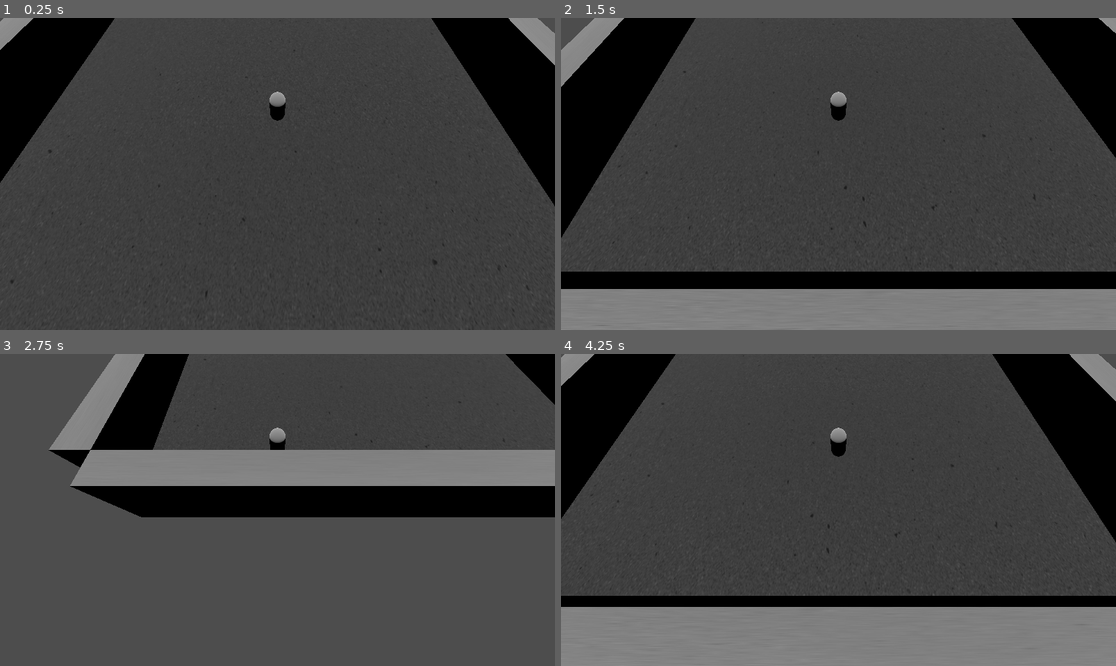
Above: before the commit, frames 1-4 (two rows, left to right).
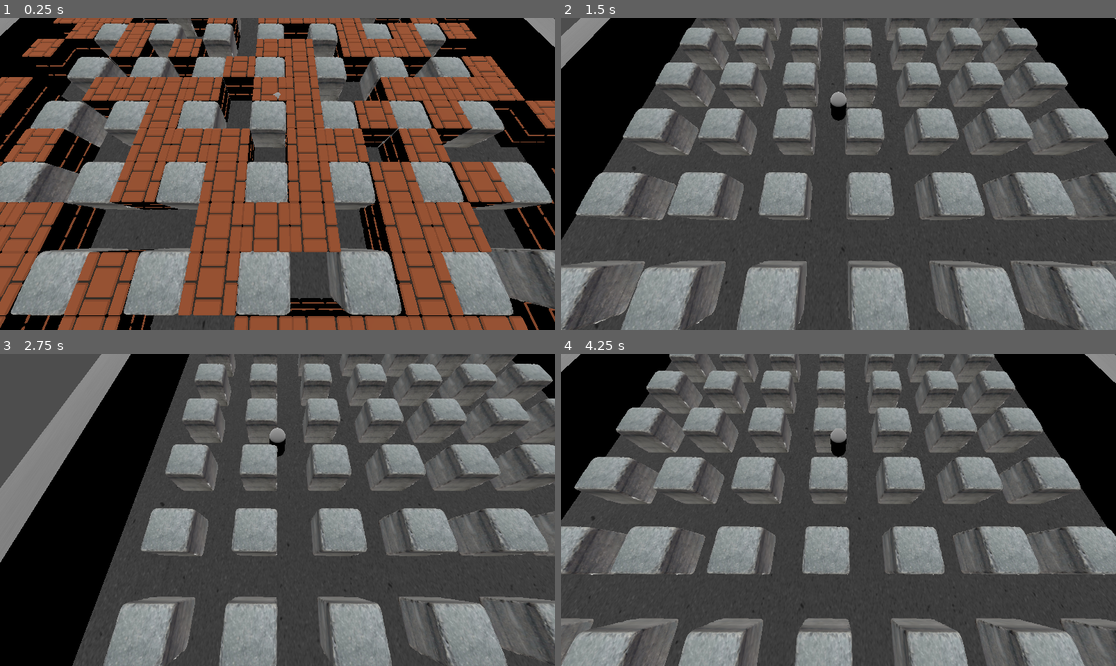
Above: after the commit, the same moments.

Repository: DresseurPanda/tp-iut-R506-bomberman
Game: Godot game, scene res://main.tscn
The game is run twice, just before and just after one commit, with the same random seed, the same clock (stepped at 60 frames per second) and the same inputs.
Inputs:
- Up to frame 1 (0.25 s): no input
- Up to frame 2 (1.5 s): tap Enter (ui_accept) at 0.5, 0.77 s; hold Right (ui_right) 0.53-1.28 s; hold Down (ui_down) from 1.28 s (still down)
- Up to frame 3 (2.75 s): tap Enter (ui_accept) at 1.52 s; release Down (ui_down) at 2.03 s; hold Right (ui_right) from 2.03 s (still down)
- Up to frame 4 (4.25 s): release Right (ui_right) at 2.78 s; hold Up (ui_up) 2.78-3.53 s; tap Enter (ui_accept) at 3.02, 3.77 s; hold Q (ui_left) from 3.53 s (still down)

The runs differ from the first frame. In frame 1, 78% of the frame differs, in the area x 0-100%, y 0-100%; in frame 2, 41%; in frame 3, 52%; in frame 4, 46%.

Commit message:
Ajout d'une géneratio de niveau et modif du bloc pilllar

Diff:
--- /dev/null
+++ b/Map/Brick.tscn
@@ -0,0 +1,17 @@
+[gd_scene format=3 uid="uid://og10k7c0hu3p"]
+
+[ext_resource type="Script" uid="uid://dbxu5hfttffcb" path="res://Scripts/Brick_script.gd" id="1_plp72"]
+[ext_resource type="PackedScene" uid="uid://xx7x46yrad4" path="res://Assets/materials/Bricks/mario_brick_block.glb" id="2_2mpi8"]
+
+[sub_resource type="BoxShape3D" id="BoxShape3D_uerxu"]
+size = Vector3(11.186529, 11.361572, 11.197998)
+
+[node name="Brick" type="StaticBody3D" unique_id=451105406]
+transform = Transform3D(0.009, 0, 0, 0, 0.009, 0, 0, 0, 0.009, 0, 0, 0)
+script = ExtResource("1_plp72")
+
+[node name="Sketchfab_Scene" parent="." unique_id=1488374834 instance=ExtResource("2_2mpi8")]
+
+[node name="CollisionShape3D" type="CollisionShape3D" parent="." unique_id=379869161]
+transform = Transform3D(9.999999, 0, 0, 0, 9.999999, 0, 0, 0, 9.999999, -0.53859353, 52.91626, 16.961666)
+shape = SubResource("BoxShape3D_uerxu")
--- a/Map/Pillar.tscn
+++ b/Map/Pillar.tscn
@@ -1,19 +1,16 @@
 [gd_scene format=3 uid="uid://dhsx1k650vt50"]
 
-[ext_resource type="Texture2D" uid="uid://bnctx18ytsbk3" path="res://Assets/materials/brickOrange/ORANGE_BRICK_DISP.png" id="1_imjnt"]
-
-[sub_resource type="StandardMaterial3D" id="StandardMaterial3D_qof5w"]
-albedo_texture = ExtResource("1_imjnt")
-
-[sub_resource type="BoxMesh" id="BoxMesh_3g0t1"]
-material = SubResource("StandardMaterial3D_qof5w")
+[ext_resource type="PackedScene" uid="uid://cpxlvli70o1k6" path="res://Assets/materials/Pillar/p1037_tumbled.glb" id="1_imjnt"]
 
 [sub_resource type="BoxShape3D" id="BoxShape3D_iovhb"]
+size = Vector3(1.0470581, 1.0126343, 1.0253906)
 
 [node name="Pillar" type="StaticBody3D" unique_id=846207598]
-
-[node name="MeshInstance3D" type="MeshInstance3D" parent="." unique_id=1588493721]
-mesh = SubResource("BoxMesh_3g0t1")
+transform = Transform3D(1, 0, 0, 0, 1, 0, 0, 0, 1, 0, 1, -0.176)
 
 [node name="CollisionShape3D" type="CollisionShape3D" parent="." unique_id=1392017647]
+transform = Transform3D(1, 0, 0, 0, 1, 0, 0, 0, 1, -0.22581333, 0.60268354, -0.07324219)
 shape = SubResource("BoxShape3D_iovhb")
+
+[node name="Sketchfab_Scene" parent="." unique_id=1307367227 instance=ExtResource("1_imjnt")]
+transform = Transform3D(13, 0, 0, 0, 13, 0, 0, 0, 13, 0, -1.182, 0.3618688)
--- a/Map/Wall.tscn
+++ b/Map/Wall.tscn
@@ -8,7 +8,10 @@
 
 [sub_resource type="BoxMesh" id="BoxMesh_3hq0k"]
 material = SubResource("StandardMaterial3D_jwy2u")
-size = Vector3(16, 2, 1)
+size = Vector3(17, 2, 1)
+
+[sub_resource type="BoxShape3D" id="BoxShape3D_c23k3"]
+size = Vector3(17.060165, 1.984314, 1)
 
 [node name="StaticBody3D" type="StaticBody3D" unique_id=1760271203]
 
@@ -16,3 +19,5 @@
 mesh = SubResource("BoxMesh_3hq0k")
 
 [node name="CollisionShape3D" type="CollisionShape3D" parent="." unique_id=188313256]
+transform = Transform3D(1, 0, 0, 0, 1, 0, 0, 0, 1, 0.0075149536, -9.1552734e-05, 0)
+shape = SubResource("BoxShape3D_c23k3")
--- a/Map/base_map.tscn
+++ b/Map/base_map.tscn
@@ -8,7 +8,7 @@
 
 [sub_resource type="BoxMesh" id="BoxMesh_5j2hf"]
 material = SubResource("StandardMaterial3D_27eot")
-size = Vector3(16, 1, 16)
+size = Vector3(17, 1, 16)
 
 [sub_resource type="BoxShape3D" id="BoxShape3D_l225q"]
 size = Vector3(16, 1, 16)
--- /dev/null
+++ b/level_generator.gd
@@ -0,0 +1,86 @@
+extends Node3D
+
+const CELL_SIZE := 1
+const WIDTH := 17
+const HEIGHT := 17
+const PLAYER_SPAWN := Vector2i(1, 1)
+const SAFE_RADIUS := 5
+
+@export var pillar_scene: PackedScene
+@export var brick_scene: PackedScene
+@export var enemy_scene: PackedScene
+@export var brick_chance := 0.55
+@export var enemy_count := 4
+
+var grid := []
+
+func generate_grid() -> void:
+	grid.clear()
+	for y in range(HEIGHT):
+		var row := []
+		for x in range(WIDTH):
+			var in_corner := (x == 0 and y == 0) \
+				or (x == WIDTH - 1 and y == 0) \
+				or (x == 0 and y == HEIGHT - 1) \
+				or (x == WIDTH - 1 and y == HEIGHT - 1)
+
+			var on_border := (x == 0 or y == 0 or x == WIDTH - 1 or y == HEIGHT - 1)
+
+			if in_corner:
+				row.append(0)  # coin toujours vide
+			elif on_border:
+				row.append(2 if randf() < brick_chance else 0)  # 1 ligne de marge : brique ou vide, jamais pilier
+			elif x % 2 == 0 and y % 2 == 0:
+				row.append(3)  # pilier en damier
+			else:
+				row.append(2 if randf() < brick_chance else 0)
+		grid.append(row)
+
+func get_walkable_cells_far_from_player() -> Array[Vector2i]:
+	var candidates: Array[Vector2i] = []
+	for y in range(HEIGHT):
+		for x in range(WIDTH):
+			if grid[y][x] != 0:
+				continue
+			var dist = Vector2i(x, y).distance_to(PLAYER_SPAWN)
+			if dist >= SAFE_RADIUS:
+				candidates.append(Vector2i(x, y))
+	return candidates
+
+func spawn_enemies() -> void:
+	if not enemy_scene:
+		return
+	var candidates = get_walkable_cells_far_from_player()
+	candidates.shuffle()
+	var count = min(enemy_count, candidates.size())
+	var offset_x = -(WIDTH * CELL_SIZE) / 2.0
+	var offset_z = -(HEIGHT * CELL_SIZE) / 2.0
+	for i in range(count):
+		var cell = candidates[i]
+		var enemy = enemy_scene.instantiate()
+		enemy.position = Vector3(cell.x * CELL_SIZE + offset_x, 1, cell.y * CELL_SIZE + offset_z)
+		add_child(enemy)
+
+func build_level() -> void:
+	generate_grid()
+	var offset_x = -(WIDTH * CELL_SIZE) / 2.0 + CELL_SIZE / 2.0
+	var offset_z = -(HEIGHT * CELL_SIZE) / 2.0 + CELL_SIZE / 2.0
+
+	for y in range(HEIGHT):
+		for x in range(WIDTH):
+			var cell = grid[y][x]
+			var world_pos = Vector3(x * CELL_SIZE + offset_x, 0, y * CELL_SIZE + offset_z)
+
+			if cell == 3 and pillar_scene:
+				var pillar = pillar_scene.instantiate()
+				pillar.position = world_pos + Vector3(0, CELL_SIZE / 2.0, 0)
+				add_child(pillar)
+			elif cell == 2 and brick_scene:
+				var brick = brick_scene.instantiate()
+				brick.position = world_pos + Vector3(0, CELL_SIZE / 2.0, 0)
+				add_child(brick)
+
+	spawn_enemies()
+
+func _ready() -> void:
+	build_level()
--- a/main.tscn
+++ b/main.tscn
@@ -3,7 +3,9 @@
 [ext_resource type="PackedScene" uid="uid://8qye64eqt22y" path="res://Personnage/Personnage.tscn" id="1_ig7tw"]
 [ext_resource type="PackedScene" uid="uid://ciesvyoke4dvj" path="res://Map/base_map.tscn" id="2_h2yge"]
 [ext_resource type="PackedScene" uid="uid://d2dppyjnxhgyy" path="res://Map/Wall.tscn" id="3_1bvp3"]
-[ext_resource type="PackedScene" uid="uid://kuhe6h68h61a" path="res://Map/Brick2.tscn" id="4_1bvp3"]
+[ext_resource type="PackedScene" uid="uid://og10k7c0hu3p" path="res://Map/Brick.tscn" id="4_lquwl"]
+[ext_resource type="PackedScene" uid="uid://dhsx1k650vt50" path="res://Map/Pillar.tscn" id="5_7mycd"]
+[ext_resource type="Script" uid="uid://1p1snrmj3emt" path="res://level_generator.gd" id="6_7mycd"]
 
 [node name="Node3D" type="Node3D" unique_id=1559146486]
 
@@ -13,16 +15,19 @@
 [node name="Floor" parent="." unique_id=2122610518 instance=ExtResource("2_h2yge")]
 
 [node name="Mur du bas" parent="." unique_id=1760271203 instance=ExtResource("3_1bvp3")]
-transform = Transform3D(1, 0, 0, 0, 1, 0, 0, 0, 1, 0.004, 1, 8.5)
+transform = Transform3D(1, 0, 0, 0, 1, 0, 0, 0, 1, 0.004, 1, 9)
 
 [node name="Mur du haut" parent="." unique_id=1051022988 instance=ExtResource("3_1bvp3")]
-transform = Transform3D(1, 0, 0, 0, 1, 0, 0, 0, 1, 0.004, 1, -8.5)
+transform = Transform3D(1, 0, 0, 0, 1, 0, 0, 0, 1, 0.004, 1, -9)
 
 [node name="Mur de droite" parent="." unique_id=1450692660 instance=ExtResource("3_1bvp3")]
-transform = Transform3D(-4.371139e-08, 0, 1, 0, 1, 0, -1, 0, -4.371139e-08, 8.5, 1, 0)
+transform = Transform3D(-4.371139e-08, 0, 1, 0, 1, 0, -1, 0, -4.371139e-08, 9, 1, 0)
 
 [node name="Mur de gauche" parent="." unique_id=1026807936 instance=ExtResource("3_1bvp3")]
-transform = Transform3D(-4.371139e-08, 0, 1, 0, 1, 0, -1, 0, -4.371139e-08, -8.5, 1, 0)
+transform = Transform3D(-4.371139e-08, 0, 1, 0, 1, 0, -1, 0, -4.371139e-08, -9, 1, 0)
 
-[node name="Sketchfab_Scene" parent="." unique_id=643312567 instance=ExtResource("4_1bvp3")]
-transform = Transform3D(0.01, 0, 0, 0, 0.01, 0, 0, 0, 0.01, 0.81991017, 0.44837046, -3.5254705)
+[node name="level_generator" type="Node3D" parent="." unique_id=801460584]
+transform = Transform3D(1, 0, 0, 0, 1, 0, 0, 0, 1, 0, 0, -0.1)
+script = ExtResource("6_7mycd")
+pillar_scene = ExtResource("5_7mycd")
+brick_scene = ExtResource("4_lquwl")
Binary file added: Assets/materials/Bricks/mario_brick_block.glb
Not shown, added: Assets/materials/Bricks/mario_brick_block.glb.import
Binary file added: Assets/materials/Bricks/mario_brick_block_0.png
Not shown, added: Assets/materials/Bricks/mario_brick_block_0.png.import
Binary file added: Assets/materials/Bricks/mario_brick_block_1.png
Not shown, added: Assets/materials/Bricks/mario_brick_block_1.png.import
Binary file added: Assets/materials/Pillar/p1037_tumbled.glb
Not shown, added: Assets/materials/Pillar/p1037_tumbled.glb.import
Binary file added: Assets/materials/Pillar/p1037_tumbled_0.jpg
Not shown, added: Assets/materials/Pillar/p1037_tumbled_0.jpg.import
Not shown, added: level_generator.gd.uid
